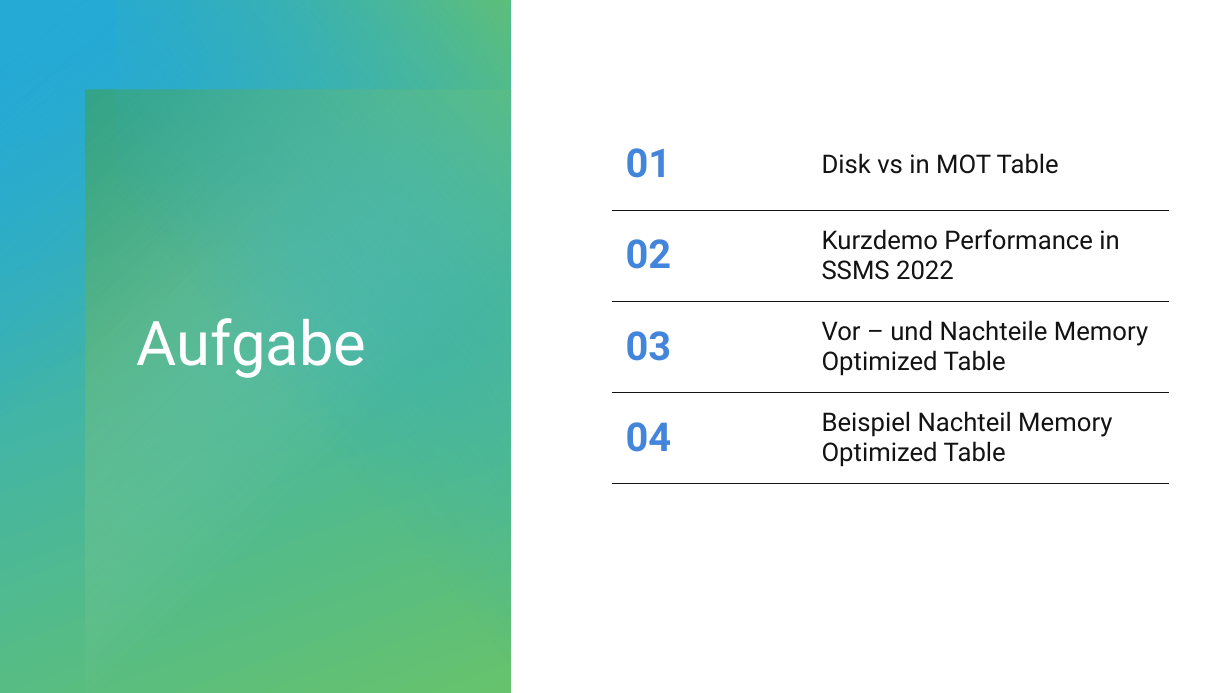
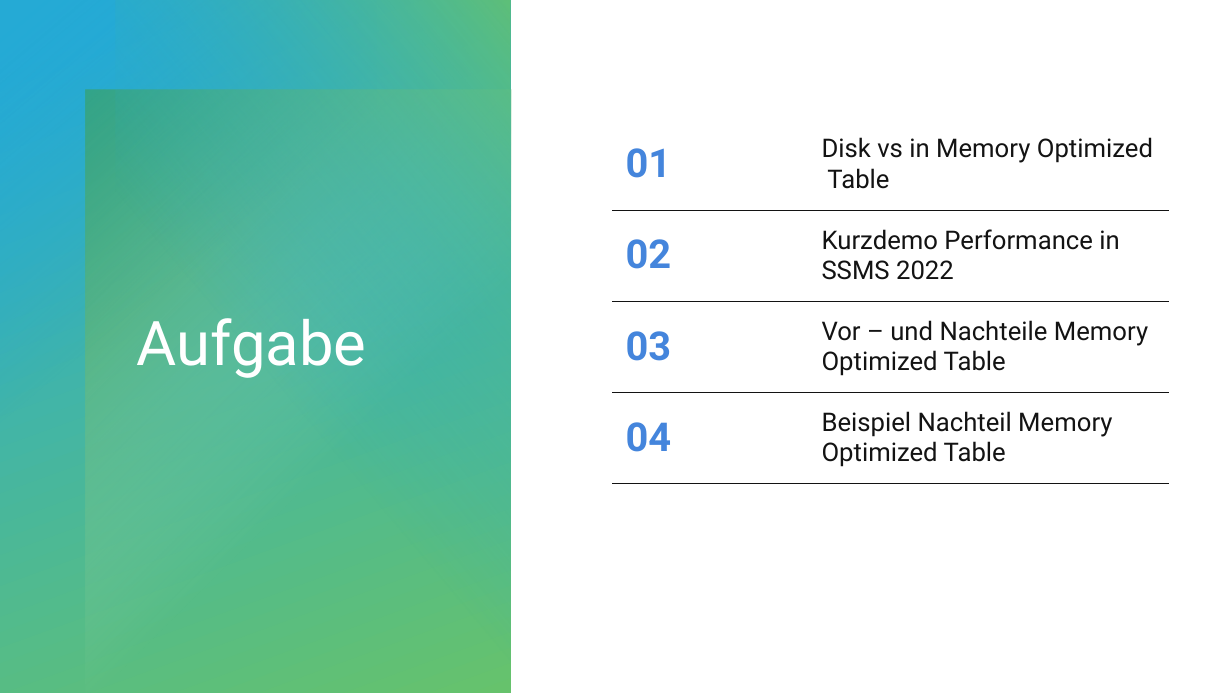
Before and after one commit to vjaeggi/MemoryOptimizedTables_SQL, a slide deck: slide 2 of presentation/MemoryOptimizedTables_SQLDatenbanken.pptx. Drawn at 1232x693 pixels with LibreOffice and Linux fonts; fonts in the diff are those of the drawing. Boxes give left, top, right and bottom in pixels: in the first picture for what was removed or moved away, otherwise in the second. Text is boxed around its words. In the diff, an @@ line names an element or a change of style, - is before the commit and + after.

```diff
--- a/presentation/MemoryOptimizedTables_SQLDatenbanken.pptx
+++ b/presentation/MemoryOptimizedTables_SQLDatenbanken.pptx
@@ table at [612,118,1169,483] @@
-row 1, column 2: Disk vs in MOT Table
+row 1, column 2: Disk vs in Memory Optimized Table
```
Also in this commit, not shown: 3 other slides changed, 3 slides added, 2 slides removed, 3 other files.
